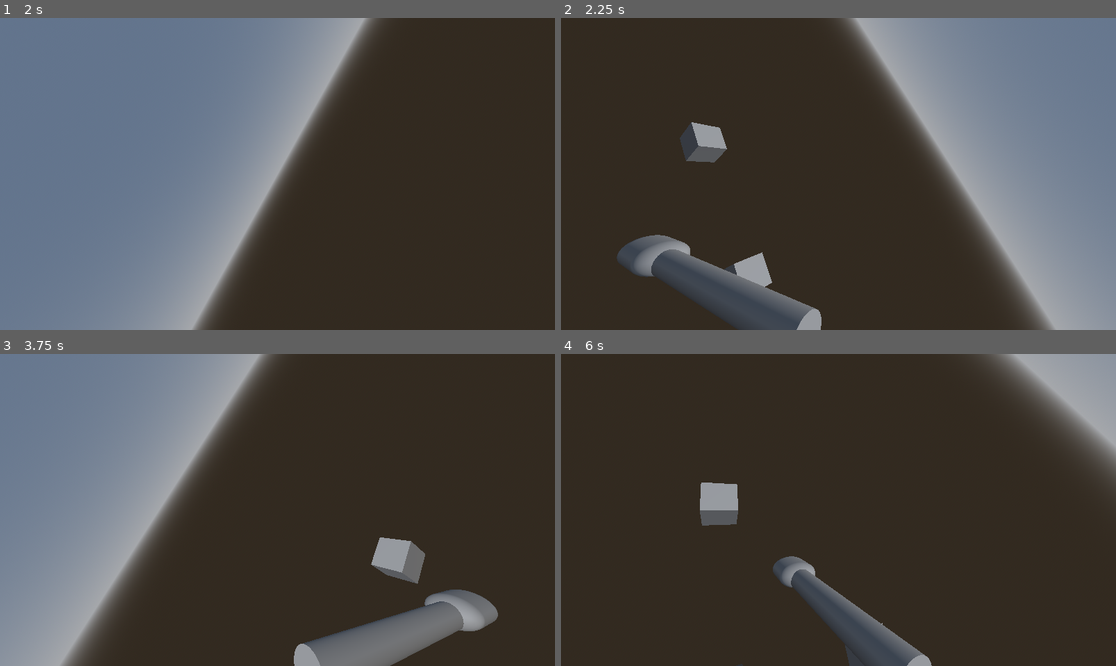
Above: before the commit, frames 1-4 (two rows, left to right).
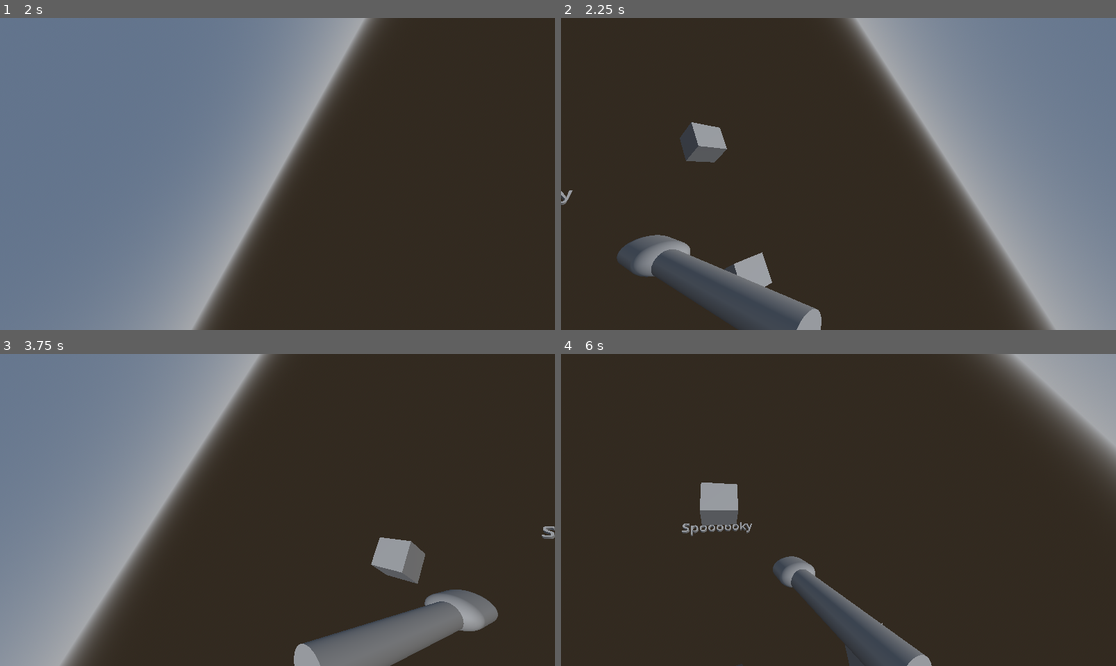
Above: after the commit, the same moments.

Repository: bardunbar/breathe_jam
Game: Godot game, scene res://screens/gym_dunbar/gym_dunbar_scene.tscn
Same seed, same stepped clock (60 frames per second), same inputs: the game is played once before the commit and once after it. This scene is started directly instead of the project's main scene.
Inputs:
- Up to frame 1 (2 s): hold D (right_stroke) 0.53-1.28 s; hold Space (breathe) 0.53-1.28 s; tap Enter at 1.25 s; hold A (left_stroke) from 1.28 s (still down); tap Space (breathe) at 1.35 s
- Up to frame 2 (2.25 s): tap Space (breathe) at 2 s; release A (left_stroke) at 2.03 s; hold D (right_stroke) from 2.03 s (still down); hold Space (breathe) from 2.03 s (still down)
- Up to frame 3 (3.75 s): tap Enter at 2.75 s; release Space (breathe) at 2.78 s; tap Space (breathe) at 2.85, 3.5 s; release D (right_stroke) at 3.53 s; hold A (left_stroke) from 3.53 s (still down); hold Space (breathe) from 3.53 s (still down)
- Up to frame 4 (6 s): tap Enter at 4.25 s; release Space (breathe) at 4.28 s; tap Space (breathe) at 4.35, 5, 5.85 s; hold Space (breathe) 5.03-5.78 s; release A (left_stroke) at 5.78 s; hold D (right_stroke) from 5.78 s (still down)

Frame 1 is identical in both runs. In frame 2, less than 0.1% of the frame differs, in the area x 0-3%, y 55-60%; in frame 3, less than 0.1%; in frame 4, 0.2%, in the area x 21-35%, y 53-59%.

Commit message:
Adding event triggering and spooky test

Diff:
--- a/project/screens/game/player_controller/states/swimming.gd
+++ b/project/screens/game/player_controller/states/swimming.gd
@@ -3,6 +3,8 @@
 @onready var player : CharacterBody3D = $"../.."
 @onready var animation_player : AnimationPlayer = %PlayerAnimations
 @onready var camera_animation : AnimationPlayer = %CameraAnimations
+
+var event_manager : EventManager = preload("res://scripts/event_management/event_manager.gd").get_manager()
 
 var current_side : String = "Left"
 var left_pull_ready : bool = false
@@ -12,8 +14,10 @@
 
 func enter(_previous_state_path: String, _data: Dictionary = {}) -> void:
 	animation_player.animation_finished.connect(_animation_finished)
+	camera_animation.animation_finished.connect(_cam_animation_finished)
 
 	animation_player.play("ReadyLeft")
+	event_manager.on_enter_event_state("HeadInWater")
 
 func exit() -> void:
 	animation_player.animation_finished.disconnect(_animation_finished)
@@ -29,6 +33,12 @@
 		right_pull_ready = true
 	moving = false
 
+func _cam_animation_finished(anim_name: String) -> void:
+	if anim_name == "BreatheRight" or anim_name == "BreatheLeft": #transition between breathing and head in water
+		if breathing:
+			event_manager.on_enter_event_state("Breathing")
+		else:
+			event_manager.on_enter_event_state("HeadInWater")
 
 func trigger_breath(_side: String) -> void:
 	pass
--- a/project/screens/gym_dunbar/gym_dunbar_scene.tscn
+++ b/project/screens/gym_dunbar/gym_dunbar_scene.tscn
@@ -2,8 +2,12 @@
 
 [ext_resource type="PackedScene" uid="uid://b1lg0qenj04wi" path="res://screens/game/player_controller/swimmer.tscn" id="1_gwmky"]
 [ext_resource type="Script" uid="uid://bxfsubi7cw6cl" path="res://scripts/event_management/trigger_box.gd" id="2_2fgjs"]
+[ext_resource type="Script" uid="uid://b1ylgopsxp2s2" path="res://scripts/event_management/visibility_event.gd" id="2_8wecb"]
 
 [sub_resource type="BoxMesh" id="BoxMesh_gwmky"]
+
+[sub_resource type="TextMesh" id="TextMesh_2fgjs"]
+text = "Spoooooky"
 
 [sub_resource type="ProceduralSkyMaterial" id="ProceduralSkyMaterial_gwmky"]
 
@@ -83,6 +87,12 @@
 mesh = SubResource("BoxMesh_gwmky")
 skeleton = NodePath("../..")
 
+[node name="SpookyTest" type="MeshInstance3D" parent="BackgroundSample" unique_id=58099691]
+transform = Transform3D(142.53, 0, 0, 0, -0.6641951, 142.52846, 0, -142.52846, -0.6641951, 3.8146973e-06, -430.40405, -212.39519)
+mesh = SubResource("TextMesh_2fgjs")
+script = ExtResource("2_8wecb")
+event_name = "show_spooky"
+
 [node name="DirectionalLight3D" type="DirectionalLight3D" parent="." unique_id=549350559]
 transform = Transform3D(0.9100915, 0.08634407, 0.40531242, -0.41440734, 0.18962261, 0.8901179, 0, -0.97805315, 0.20835555, 3.3562713, 3.5171819, -2.879443)
 
@@ -92,8 +102,8 @@
 [node name="TriggerBox" type="Area3D" parent="." unique_id=846302498]
 transform = Transform3D(1, 0, 0, 0, 1, 0, 0, 0, 1, 0, 0, -7.2571487)
 script = ExtResource("2_2fgjs")
-event_name = "creepy"
-state_name = "head_up"
+event_name = "show_spooky"
+state_name = "Breathing"
 
 [node name="CollisionShape3D" type="CollisionShape3D" parent="TriggerBox" unique_id=479436757]
 shape = SubResource("BoxShape3D_8wecb")
--- a/project/scripts/event_management/event_manager.gd
+++ b/project/scripts/event_management/event_manager.gd
@@ -1,20 +1,50 @@
+#Singleton EventManager
 class_name EventManager extends Node
 
 static var _manager : EventManager
+
+var cur_state : String = ''
+var queued_events : Dictionary[String, Array] = {}
+var registered_listeners : Dictionary[String, Array] = {}
 
 static func get_manager() -> EventManager:
 	if _manager == null:
 		_manager = new()
 	return _manager
 
-# Called when the node enters the scene tree for the first time.
-func _ready() -> void:
-	pass # Replace with function body.
-
-
-# Called every frame. 'delta' is the elapsed time since the previous frame.
-func _process(delta: float) -> void:
-	pass
+func on_enter_event_state(state_name: String) -> void:
+	cur_state = state_name
+	if queued_events.has(state_name):
+		var events = queued_events.get(state_name)
+		if events != null:
+			for e in events:
+				trigger_event(e)
 
 func queue_state_event(event_name: String, state_name: String) -> void:
-	print('triggering event ' + event_name + ' at state ' + state_name)
+	if state_name == cur_state:
+		trigger_event(event_name)
+	else:
+		var state_events : Array = queued_events.get_or_add(state_name, [])
+		state_events.append(event_name)
+
+func trigger_event(event_name: String) -> void:
+	if registered_listeners.has(event_name):
+		var listeners : Array = registered_listeners.get(event_name)
+		if listeners != null:
+			for listener in listeners:
+				if listener.has_method("trigger_event"):
+					listener.trigger_event(event_name)
+
+func register_listener(event_name: String, listener: Variant) -> void:
+	if not listener.has_method("trigger_event"):
+		print("ERROR: Attempting to add listener for " + event_name + " with no trigger_event func")
+		return
+	var listeners : Array = registered_listeners.get_or_add(event_name, [])
+	listeners.append(listener)
+
+func unregister_listener(event_name: String, listener: Variant) -> void:
+	var listeners : Array = registered_listeners.get(event_name)
+	if listeners != null:
+		var index = listeners.find(listener)
+		if index >= 0:
+			listeners.remove_at(index)
--- /dev/null
+++ b/project/scripts/event_management/visibility_event.gd
@@ -0,0 +1,15 @@
+extends Node3D
+
+#Singleton Event Manager
+var event_manager = preload("res://scripts/event_management/event_manager.gd").get_manager()
+
+@export var event_name : String
+@export var starting_visibility : bool = false;
+
+# Called when the node enters the scene tree for the first time.
+func _ready() -> void:
+	event_manager.register_listener(event_name, self)
+	visible = starting_visibility
+
+func trigger_event(event_name : String) -> void:
+	visible = not starting_visibility
--- a/project/scripts/state_machine/state_machine.gd
+++ b/project/scripts/state_machine/state_machine.gd
@@ -24,7 +24,6 @@
 	state = get_node(target_state_path)
 	state.enter(previous_state_path, data)
 
-
 func _unhandled_input(event: InputEvent) -> void:
 	state.handle_input(event)
 
Not shown, added: project/scripts/event_management/visibility_event.gd.uid
